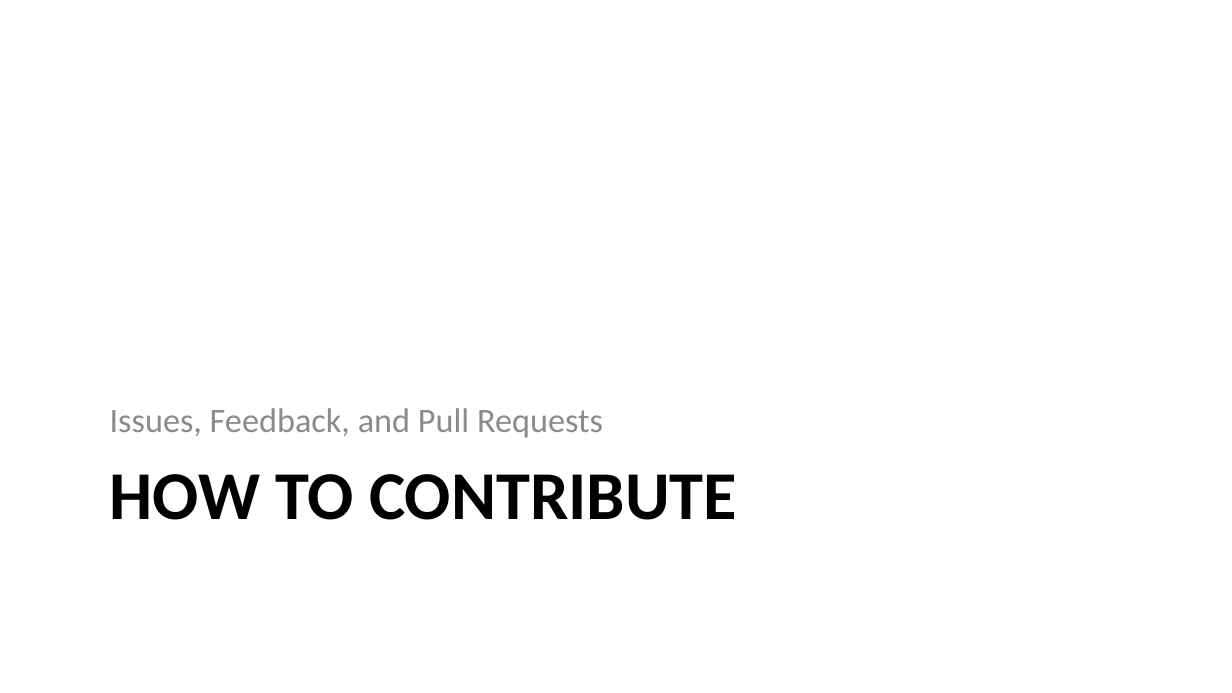
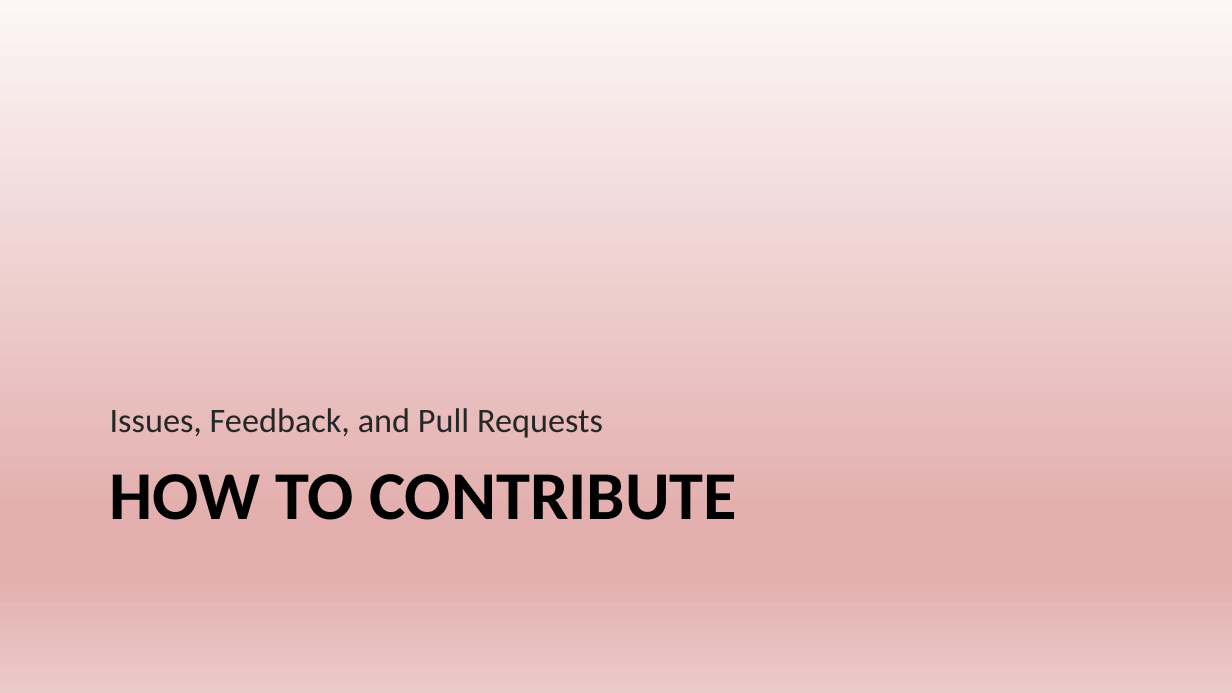
Before and after one commit to alvinashcraft/speaking, a slide deck: slide 9 of 2025/0311_VSLiveLasVegas/Contributing to Microsoft Learn/VSLive Vegas 25 - Become a MS Learn Contributor_AlvinAshcraft.pptx. Drawn at 1232x693 pixels with LibreOffice and Linux fonts; fonts in the diff are those of the drawing; background and template pictures are left out. Boxes give left, top, right and bottom in pixels: in the first picture for what was removed or moved away, otherwise in the second. Text is boxed around its words. In the diff, an @@ line names an element or a change of style, - is before the commit and + after.

Commit message:
Update slide design and links for VSLive Vegas

```diff
--- a/2025/0311_VSLiveLasVegas/Contributing to Microsoft Learn/VSLive Vegas 25 - Become a MS Learn Contributor_AlvinAshcraft.pptx
+++ b/2025/0311_VSLiveLasVegas/Contributing to Microsoft Learn/VSLive Vegas 25 - Become a MS Learn Contributor_AlvinAshcraft.pptx
@@ background picture (left out) to gradient #FCF6F6 to #E3B0AF to #ECCACA @@
@@ text "Issues, Feedback, and Pull Requests" at (x1=110, y1=408, x2=603, y2=438): text colour #8C8C8C to #262626 @@
```
Also in this commit, not shown: 22 other slides changed, 5 other files.
